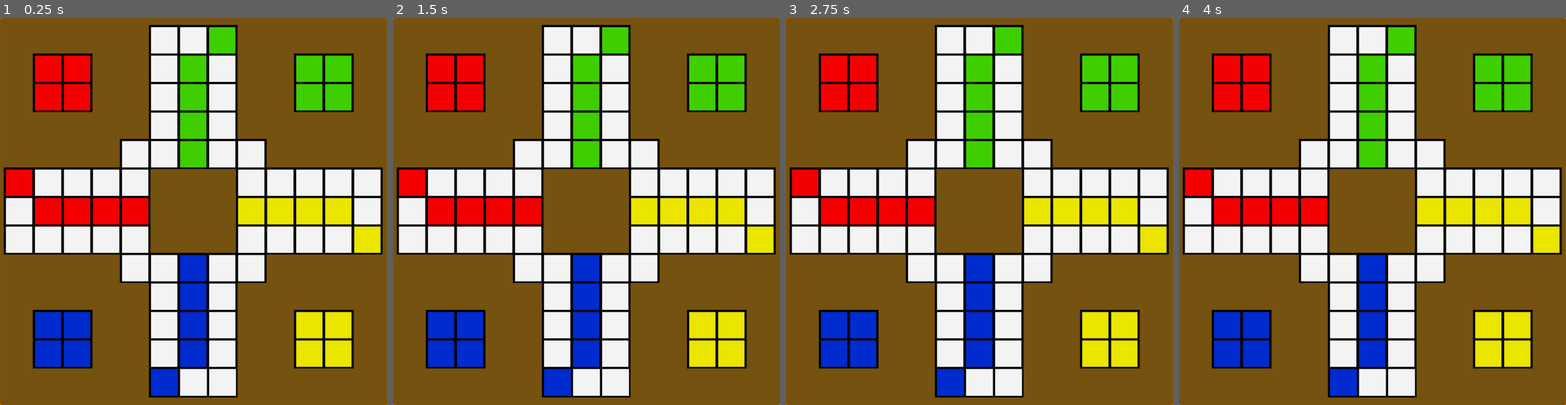
Above: before the commit, frames 1-4 (left to right).
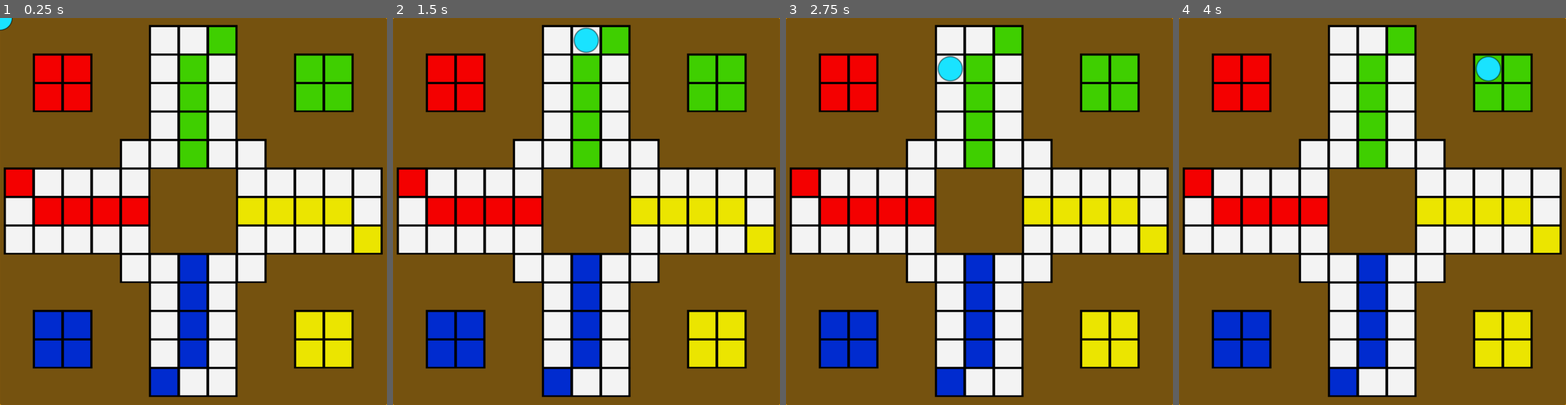
Above: after the commit, the same moments.

Repository: Kielson123/Ludo-Dungeon
Game: Godot game, scene res://main.tscn
Two runs of this game, one before a commit and one after it. Both use one fixed random seed, a clock stepped at 60 frames per second and the inputs below. Video files are missing from this copy of the repository; at most half a second of black plays in their place.
Inputs (mouse positions are in pixels of both pictures, inside the frame that each line leads up to):
- Up to frame 1 (0.25 s): no input
- Up to frame 2 (1.5 s): click (555, 41) at 0.5 s; click (586, 41) at 1.25 s
- Up to frame 3 (2.75 s): click (948, 68) at 2.02 s
- Up to frame 4 (4 s): click (1399, 68) at 2.77 s; click (1488, 68) at 3.52 s

The runs differ from the first frame. In frame 1, 0.3% of the frame differs, in the area x 0-62%, y 0-99%; in frame 2, 0.5%; in frame 3, 0.5%, in the area x 38-62%, y 9-99%; in frame 4, 0.5%.

Commit message:
Added moving to tiles

Diff:
--- a/Game/game.gd
+++ b/Game/game.gd
@@ -1,7 +1,16 @@
 class_name Game extends Control
+
+@onready var pawn: Pawn = $Pawn
 
 func _ready() -> void:
 	Signals.tile_pressed.connect(_on_tile_pressed)
 
 func _on_tile_pressed(tile_index: int) -> void:
-	pass
+	var tile_position: Vector2 = get_tile_position(tile_index)
+	pawn.position = tile_position
+
+func get_tile_position(tile_index: int) -> Vector2:
+	for marker in $TileMarkers.get_children():
+		if marker.index == tile_index:
+			return marker.position
+	return Vector2(0, 0)
--- a/Game/game.tscn
+++ b/Game/game.tscn
@@ -1,7 +1,8 @@
-[gd_scene load_steps=3 format=3 uid="uid://b6fvult3nbn8n"]
+[gd_scene load_steps=4 format=3 uid="uid://b6fvult3nbn8n"]
 
 [ext_resource type="Script" uid="uid://clcgmlnx8tebp" path="res://Game/game.gd" id="1_bk3v5"]
-[ext_resource type="PackedScene" uid="uid://bvje8tmrxw5w8" path="res://UI/Board/board.tscn" id="2_1r4le"]
+[ext_resource type="PackedScene" uid="uid://cwldi7mbvujwv" path="res://Game/Pawn/pawn.tscn" id="2_7raqb"]
+[ext_resource type="Script" uid="uid://hhgxf35xg6wg" path="res://Game/tile_position.gd" id="3_7raqb"]
 
 [node name="Game" type="Control"]
 layout_mode = 3
@@ -12,25 +13,568 @@
 grow_vertical = 2
 size_flags_horizontal = 3
 size_flags_vertical = 3
+mouse_filter = 2
 script = ExtResource("1_bk3v5")
 
-[node name="Board" parent="." instance=ExtResource("2_1r4le")]
-layout_mode = 1
+[node name="Pawn" parent="." instance=ExtResource("2_7raqb")]
 
 [node name="TileMarkers" type="Node2D" parent="."]
 
 [node name="Marker2D" type="Marker2D" parent="TileMarkers"]
 position = Vector2(35.5, 306.5)
 gizmo_extents = 25.0
+script = ExtResource("3_7raqb")
+metadata/_custom_type_script = "uid://hhgxf35xg6wg"
 
 [node name="Marker2D2" type="Marker2D" parent="TileMarkers"]
 position = Vector2(89.5, 306.5)
 gizmo_extents = 25.0
+script = ExtResource("3_7raqb")
+index = 1
+metadata/_custom_type_script = "uid://hhgxf35xg6wg"
 
 [node name="Marker2D3" type="Marker2D" parent="TileMarkers"]
 position = Vector2(143.5, 306.5)
 gizmo_extents = 25.0
+script = ExtResource("3_7raqb")
+index = 2
+metadata/_custom_type_script = "uid://hhgxf35xg6wg"
 
 [node name="Marker2D4" type="Marker2D" parent="TileMarkers"]
 position = Vector2(197.5, 306.5)
 gizmo_extents = 25.0
+script = ExtResource("3_7raqb")
+index = 3
+metadata/_custom_type_script = "uid://hhgxf35xg6wg"
+
+[node name="Marker2D5" type="Marker2D" parent="TileMarkers"]
+position = Vector2(251.5, 306.5)
+gizmo_extents = 25.0
+script = ExtResource("3_7raqb")
+index = 4
+metadata/_custom_type_script = "uid://hhgxf35xg6wg"
+
+[node name="Marker2D6" type="Marker2D" parent="TileMarkers"]
+position = Vector2(251.5, 253.5)
+gizmo_extents = 25.0
+script = ExtResource("3_7raqb")
+index = 5
+metadata/_custom_type_script = "uid://hhgxf35xg6wg"
+
+[node name="Marker2D7" type="Marker2D" parent="TileMarkers"]
+position = Vector2(305.5, 253.5)
+gizmo_extents = 25.0
+script = ExtResource("3_7raqb")
+index = 6
+metadata/_custom_type_script = "uid://hhgxf35xg6wg"
+
+[node name="Marker2D8" type="Marker2D" parent="TileMarkers"]
+position = Vector2(305.5, 200.5)
+gizmo_extents = 25.0
+script = ExtResource("3_7raqb")
+index = 7
+metadata/_custom_type_script = "uid://hhgxf35xg6wg"
+
+[node name="Marker2D9" type="Marker2D" parent="TileMarkers"]
+position = Vector2(305.5, 147.5)
+gizmo_extents = 25.0
+script = ExtResource("3_7raqb")
+index = 8
+metadata/_custom_type_script = "uid://hhgxf35xg6wg"
+
+[node name="Marker2D10" type="Marker2D" parent="TileMarkers"]
+position = Vector2(305.5, 94.5)
+gizmo_extents = 25.0
+script = ExtResource("3_7raqb")
+index = 9
+metadata/_custom_type_script = "uid://hhgxf35xg6wg"
+
+[node name="Marker2D11" type="Marker2D" parent="TileMarkers"]
+position = Vector2(305.5, 41.5)
+gizmo_extents = 25.0
+script = ExtResource("3_7raqb")
+index = 10
+metadata/_custom_type_script = "uid://hhgxf35xg6wg"
+
+[node name="Marker2D12" type="Marker2D" parent="TileMarkers"]
+position = Vector2(359.5, 41.5)
+gizmo_extents = 25.0
+script = ExtResource("3_7raqb")
+index = 11
+metadata/_custom_type_script = "uid://hhgxf35xg6wg"
+
+[node name="Marker2D13" type="Marker2D" parent="TileMarkers"]
+position = Vector2(413.5, 41.5)
+gizmo_extents = 25.0
+script = ExtResource("3_7raqb")
+index = 12
+metadata/_custom_type_script = "uid://hhgxf35xg6wg"
+
+[node name="Marker2D14" type="Marker2D" parent="TileMarkers"]
+position = Vector2(413.5, 94.5)
+gizmo_extents = 25.0
+script = ExtResource("3_7raqb")
+index = 13
+metadata/_custom_type_script = "uid://hhgxf35xg6wg"
+
+[node name="Marker2D15" type="Marker2D" parent="TileMarkers"]
+position = Vector2(413.5, 147.5)
+gizmo_extents = 25.0
+script = ExtResource("3_7raqb")
+index = 14
+metadata/_custom_type_script = "uid://hhgxf35xg6wg"
+
+[node name="Marker2D16" type="Marker2D" parent="TileMarkers"]
+position = Vector2(413.5, 200.5)
+gizmo_extents = 25.0
+script = ExtResource("3_7raqb")
+index = 15
+metadata/_custom_type_script = "uid://hhgxf35xg6wg"
+
+[node name="Marker2D17" type="Marker2D" parent="TileMarkers"]
+position = Vector2(413.5, 253.5)
+gizmo_extents = 25.0
+script = ExtResource("3_7raqb")
+index = 16
+metadata/_custom_type_script = "uid://hhgxf35xg6wg"
+
+[node name="Marker2D18" type="Marker2D" parent="TileMarkers"]
+position = Vector2(467.5, 253.5)
+gizmo_extents = 25.0
+script = ExtResource("3_7raqb")
+index = 17
+metadata/_custom_type_script = "uid://hhgxf35xg6wg"
+
+[node name="Marker2D19" type="Marker2D" parent="TileMarkers"]
+position = Vector2(467.5, 306.5)
+gizmo_extents = 25.0
+script = ExtResource("3_7raqb")
+index = 18
+metadata/_custom_type_script = "uid://hhgxf35xg6wg"
+
+[node name="Marker2D20" type="Marker2D" parent="TileMarkers"]
+position = Vector2(521.5, 306.5)
+gizmo_extents = 25.0
+script = ExtResource("3_7raqb")
+index = 19
+metadata/_custom_type_script = "uid://hhgxf35xg6wg"
+
+[node name="Marker2D21" type="Marker2D" parent="TileMarkers"]
+position = Vector2(575.5, 306.5)
+gizmo_extents = 25.0
+script = ExtResource("3_7raqb")
+index = 20
+metadata/_custom_type_script = "uid://hhgxf35xg6wg"
+
+[node name="Marker2D22" type="Marker2D" parent="TileMarkers"]
+position = Vector2(629.5, 306.5)
+gizmo_extents = 25.0
+script = ExtResource("3_7raqb")
+index = 21
+metadata/_custom_type_script = "uid://hhgxf35xg6wg"
+
+[node name="Marker2D23" type="Marker2D" parent="TileMarkers"]
+position = Vector2(683.5, 306.5)
+gizmo_extents = 25.0
+script = ExtResource("3_7raqb")
+index = 22
+metadata/_custom_type_script = "uid://hhgxf35xg6wg"
+
+[node name="Marker2D24" type="Marker2D" parent="TileMarkers"]
+position = Vector2(683.5, 359.5)
+gizmo_extents = 25.0
+script = ExtResource("3_7raqb")
+index = 23
+metadata/_custom_type_script = "uid://hhgxf35xg6wg"
+
+[node name="Marker2D25" type="Marker2D" parent="TileMarkers"]
+position = Vector2(683.5, 412.5)
+gizmo_extents = 25.0
+script = ExtResource("3_7raqb")
+index = 24
+metadata/_custom_type_script = "uid://hhgxf35xg6wg"
+
+[node name="Marker2D26" type="Marker2D" parent="TileMarkers"]
+position = Vector2(629.5, 412.5)
+gizmo_extents = 25.0
+script = ExtResource("3_7raqb")
+index = 25
+metadata/_custom_type_script = "uid://hhgxf35xg6wg"
+
+[node name="Marker2D27" type="Marker2D" parent="TileMarkers"]
+position = Vector2(575.5, 412.5)
+gizmo_extents = 25.0
+script = ExtResource("3_7raqb")
+index = 26
+metadata/_custom_type_script = "uid://hhgxf35xg6wg"
+
+[node name="Marker2D28" type="Marker2D" parent="TileMarkers"]
+position = Vector2(521.5, 412.5)
+gizmo_extents = 25.0
+script = ExtResource("3_7raqb")
+index = 27
+metadata/_custom_type_script = "uid://hhgxf35xg6wg"
+
+[node name="Marker2D29" type="Marker2D" parent="TileMarkers"]
+position = Vector2(467.5, 412.5)
+gizmo_extents = 25.0
+script = ExtResource("3_7raqb")
+index = 28
+metadata/_custom_type_script = "uid://hhgxf35xg6wg"
+
+[node name="Marker2D30" type="Marker2D" parent="TileMarkers"]
+position = Vector2(467.5, 465.5)
+gizmo_extents = 25.0
+script = ExtResource("3_7raqb")
+index = 29
+metadata/_custom_type_script = "uid://hhgxf35xg6wg"
+
+[node name="Marker2D31" type="Marker2D" parent="TileMarkers"]
+position = Vector2(413.5, 465.5)
+gizmo_extents = 25.0
+script = ExtResource("3_7raqb")
+index = 30
+metadata/_custom_type_script = "uid://hhgxf35xg6wg"
+
+[node name="Marker2D32" type="Marker2D" parent="TileMarkers"]
+position = Vector2(413.5, 518.5)
+gizmo_extents = 25.0
+script = ExtResource("3_7raqb")
+index = 31
+metadata/_custom_type_script = "uid://hhgxf35xg6wg"
+
+[node name="Marker2D33" type="Marker2D" parent="TileMarkers"]
+position = Vector2(413.5, 571.5)
+gizmo_extents = 25.0
+script = ExtResource("3_7raqb")
+index = 32
+metadata/_custom_type_script = "uid://hhgxf35xg6wg"
+
+[node name="Marker2D34" type="Marker2D" parent="TileMarkers"]
+position = Vector2(413.5, 624.5)
+gizmo_extents = 25.0
+script = ExtResource("3_7raqb")
+index = 33
+metadata/_custom_type_script = "uid://hhgxf35xg6wg"
+
+[node name="Marker2D35" type="Marker2D" parent="TileMarkers"]
+position = Vector2(413.5, 677.5)
+gizmo_extents = 25.0
+script = ExtResource("3_7raqb")
+index = 34
+metadata/_custom_type_script = "uid://hhgxf35xg6wg"
+
+[node name="Marker2D36" type="Marker2D" parent="TileMarkers"]
+position = Vector2(359.5, 677.5)
+gizmo_extents = 25.0
+script = ExtResource("3_7raqb")
+index = 35
+metadata/_custom_type_script = "uid://hhgxf35xg6wg"
+
+[node name="Marker2D37" type="Marker2D" parent="TileMarkers"]
+position = Vector2(305.5, 677.5)
+gizmo_extents = 25.0
+script = ExtResource("3_7raqb")
+index = 36
+metadata/_custom_type_script = "uid://hhgxf35xg6wg"
+
+[node name="Marker2D38" type="Marker2D" parent="TileMarkers"]
+position = Vector2(305.5, 624.5)
+gizmo_extents = 25.0
+script = ExtResource("3_7raqb")
+index = 37
+metadata/_custom_type_script = "uid://hhgxf35xg6wg"
+
+[node name="Marker2D39" type="Marker2D" parent="TileMarkers"]
+position = Vector2(305.5, 571.5)
+gizmo_extents = 25.0
+script = ExtResource("3_7raqb")
+index = 38
+metadata/_custom_type_script = "uid://hhgxf35xg6wg"
+
+[node name="Marker2D40" type="Marker2D" parent="TileMarkers"]
+position = Vector2(305.5, 518.5)
+gizmo_extents = 25.0
+script = ExtResource("3_7raqb")
+index = 39
+metadata/_custom_type_script = "uid://hhgxf35xg6wg"
+
+[node name="Marker2D41" type="Marker2D" parent="TileMarkers"]
+position = Vector2(305.5, 465.5)
+gizmo_extents = 25.0
+script = ExtResource("3_7raqb")
+index = 40
+metadata/_custom_type_script = "uid://hhgxf35xg6wg"
+
+[node name="Marker2D42" type="Marker2D" parent="TileMarkers"]
+position = Vector2(251.5, 465.5)
+gizmo_extents = 25.0
+script = ExtResource("3_7raqb")
+index = 41
+metadata/_custom_type_script = "uid://hhgxf35xg6wg"
+
+[node name="Marker2D43" type="Marker2D" parent="TileMarkers"]
+position = Vector2(251.5, 412.5)
+gizmo_extents = 25.0
+script = ExtResource("3_7raqb")
+index = 42
+metadata/_custom_type_script = "uid://hhgxf35xg6wg"
+
+[node name="Marker2D44" type="Marker2D" parent="TileMarkers"]
+position = Vector2(197.5, 412.5)
+gizmo_extents = 25.0
+script = ExtResource("3_7raqb")
+index = 43
+metadata/_custom_type_script = "uid://hhgxf35xg6wg"
+
+[node name="Marker2D45" type="Marker2D" parent="TileMarkers"]
+position = Vector2(143.5, 412.5)
+gizmo_extents = 25.0
+script = ExtResource("3_7raqb")
+index = 44
+metadata/_custom_type_script = "uid://hhgxf35xg6wg"
+
+[node name="Marker2D46" type="Marker2D" parent="TileMarkers"]
+position = Vector2(89.5, 412.5)
+gizmo_extents = 25.0
+script = ExtResource("3_7raqb")
+index = 45
+metadata/_custom_type_script = "uid://hhgxf35xg6wg"
+
+[node name="Marker2D47" type="Marker2D" parent="TileMarkers"]
+position = Vector2(35.5, 412.5)
+gizmo_extents = 25.0
+script = ExtResource("3_7raqb")
+index = 46
+metadata/_custom_type_script = "uid://hhgxf35xg6wg"
+
+[node name="Marker2D48" type="Marker2D" parent="TileMarkers"]
+position = Vector2(35.5, 359.5)
+gizmo_extents = 25.0
+script = ExtResource("3_7raqb")
+index = 47
+metadata/_custom_type_script = "uid://hhgxf35xg6wg"
+
+[node name="Marker2D49" type="Marker2D" parent="TileMarkers"]
+position = Vector2(89.5, 359.5)
+gizmo_extents = 25.0
+script = ExtResource("3_7raqb")
+index = 100
+metadata/_custom_type_script = "uid://hhgxf35xg6wg"
+
+[node name="Marker2D50" type="Marker2D" parent="TileMarkers"]
+position = Vector2(143.5, 359.5)
+gizmo_extents = 25.0
+script = ExtResource("3_7raqb")
+index = 101
+metadata/_custom_type_script = "uid://hhgxf35xg6wg"
+
+[node name="Marker2D51" type="Marker2D" parent="TileMarkers"]
+position = Vector2(197.5, 359.5)
+gizmo_extents = 25.0
+script = ExtResource("3_7raqb")
+index = 102
+metadata/_custom_type_script = "uid://hhgxf35xg6wg"
+
+[node name="Marker2D52" type="Marker2D" parent="TileMarkers"]
+position = Vector2(251.5, 359.5)
+gizmo_extents = 25.0
+script = ExtResource("3_7raqb")
+index = 103
+metadata/_custom_type_script = "uid://hhgxf35xg6wg"
+
+[node name="Marker2D53" type="Marker2D" parent="TileMarkers"]
+position = Vector2(89.5, 94.5)
+gizmo_extents = 25.0
+script = ExtResource("3_7raqb")
+index = 150
+metadata/_custom_type_script = "uid://hhgxf35xg6wg"
+
+[node name="Marker2D54" type="Marker2D" parent="TileMarkers"]
+position = Vector2(143.5, 94.5)
+gizmo_extents = 25.0
+script = ExtResource("3_7raqb")
+index = 151
+metadata/_custom_type_script = "uid://hhgxf35xg6wg"
+
+[node name="Marker2D55" type="Marker2D" parent="TileMarkers"]
+position = Vector2(89.5, 147.5)
+gizmo_extents = 25.0
+script = ExtResource("3_7raqb")
+index = 152
+metadata/_custom_type_script = "uid://hhgxf35xg6wg"
+
+[node name="Marker2D56" type="Marker2D" parent="TileMarkers"]
+position = Vector2(143.5, 147.5)
+gizmo_extents = 25.0
+script = ExtResource("3_7raqb")
+index = 153
+metadata/_custom_type_script = "uid://hhgxf35xg6wg"
+
+[node name="Marker2D57" type="Marker2D" parent="TileMarkers"]
+position = Vector2(359.5, 94.5)
+gizmo_extents = 25.0
+script = ExtResource("3_7raqb")
+index = 200
+metadata/_custom_type_script = "uid://hhgxf35xg6wg"
+
+[node name="Marker2D58" type="Marker2D" parent="TileMarkers"]
+position = Vector2(359.5, 147.5)
+gizmo_extents = 25.0
+script = ExtResource("3_7raqb")
+index = 201
+metadata/_custom_type_script = "uid://hhgxf35xg6wg"
+
+[node name="Marker2D59" type="Marker2D" parent="TileMarkers"]
+position = Vector2(359.5, 200.5)
+gizmo_extents = 25.0
+script = ExtResource("3_7raqb")
+index = 202
+metadata/_custom_type_script = "uid://hhgxf35xg6wg"
+
+[node name="Marker2D60" type="Marker2D" parent="TileMarkers"]
+position = Vector2(359.5, 253.5)
+gizmo_extents = 25.0
+script = ExtResource("3_7raqb")
+index = 203
+metadata/_custom_type_script = "uid://hhgxf35xg6wg"
+
+[node name="Marker2D61" type="Marker2D" parent="TileMarkers"]
+position = Vector2(575.5, 94.5)
+gizmo_extents = 25.0
+script = ExtResource("3_7raqb")
+index = 250
+metadata/_custom_type_script = "uid://hhgxf35xg6wg"
+
+[node name="Marker2D62" type="Marker2D" parent="TileMarkers"]
+position = Vector2(629.5, 94.5)
+gizmo_extents = 25.0
+script = ExtResource("3_7raqb")
+index = 251
+metadata/_custom_type_script = "uid://hhgxf35xg6wg"
+
+[node name="Marker2D63" type="Marker2D" parent="TileMarkers"]
+position = Vector2(575.5, 147.5)
+gizmo_extents = 25.0
+script = ExtResource("3_7raqb")
+index = 252
+metadata/_custom_type_script = "uid://hhgxf35xg6wg"
+
+[node name="Marker2D64" type="Marker2D" parent="TileMarkers"]
+position = Vector2(629.5, 147.5)
+gizmo_extents = 25.0
+script = ExtResource("3_7raqb")
+index = 253
+metadata/_custom_type_script = "uid://hhgxf35xg6wg"
+
+[node name="Marker2D65" type="Marker2D" parent="TileMarkers"]
+position = Vector2(629.5, 359.5)
+gizmo_extents = 25.0
+script = ExtResource("3_7raqb")
+index = 300
+metadata/_custom_type_script = "uid://hhgxf35xg6wg"
+
+[node name="Marker2D66" type="Marker2D" parent="TileMarkers"]
+position = Vector2(575.5, 359.5)
+gizmo_extents = 25.0
+script = ExtResource("3_7raqb")
+index = 301
+metadata/_custom_type_script = "uid://hhgxf35xg6wg"
+
+[node name="Marker2D67" type="Marker2D" parent="TileMarkers"]
+position = Vector2(521.5, 359.5)
+gizmo_extents = 25.0
+script = ExtResource("3_7raqb")
+index = 302
+metadata/_custom_type_script = "uid://hhgxf35xg6wg"
+
+[node name="Marker2D68" type="Marker2D" parent="TileMarkers"]
+position = Vector2(467.5, 359.5)
+gizmo_extents = 25.0
+script = ExtResource("3_7raqb")
+index = 303
+metadata/_custom_type_script = "uid://hhgxf35xg6wg"
+
+[node name="Marker2D69" type="Marker2D" parent="TileMarkers"]
+position = Vector2(575.5, 571.5)
+gizmo_extents = 25.0
+script = ExtResource("3_7raqb")
+index = 350
+metadata/_custom_type_script = "uid://hhgxf35xg6wg"
+
+[node name="Marker2D70" type="Marker2D" parent="TileMarkers"]
+position = Vector2(629.5, 571.5)
+gizmo_extents = 25.0
+script = ExtResource("3_7raqb")
+index = 351
+metadata/_custom_type_script = "uid://hhgxf35xg6wg"
+
+[node name="Marker2D71" type="Marker2D" parent="TileMarkers"]
+position = Vector2(575.5, 624.5)
+gizmo_extents = 25.0
+script = ExtResource("3_7raqb")
+index = 352
+metadata/_custom_type_script = "uid://hhgxf35xg6wg"
+
+[node name="Marker2D72" type="Marker2D" parent="TileMarkers"]
+position = Vector2(629.5, 624.5)
+gizmo_extents = 25.0
+script = ExtResource("3_7raqb")
+index = 353
+metadata/_custom_type_script = "uid://hhgxf35xg6wg"
+
+[node name="Marker2D73" type="Marker2D" parent="TileMarkers"]
+position = Vector2(359.5, 624.5)
+gizmo_extents = 25.0
+script = ExtResource("3_7raqb")
+index = 400
+metadata/_custom_type_script = "uid://hhgxf35xg6wg"
+
+[node name="Marker2D74" type="Marker2D" parent="TileMarkers"]
+position = Vector2(359.5, 571.5)
+gizmo_extents = 25.0
+script = ExtResource("3_7raqb")
+index = 401
+metadata/_custom_type_script = "uid://hhgxf35xg6wg"
+
+[node name="Marker2D75" type="Marker2D" parent="TileMarkers"]
+position = Vector2(359.5, 518.5)
+gizmo_extents = 25.0
+script = ExtResource("3_7raqb")
+index = 402
+metadata/_custom_type_script = "uid://hhgxf35xg6wg"
+
+[node name="Marker2D76" type="Marker2D" parent="TileMarkers"]
+position = Vector2(359.5, 465.5)
+gizmo_extents = 25.0
+script = ExtResource("3_7raqb")
+index = 403
+metadata/_custom_type_script = "uid://hhgxf35xg6wg"
+
+[node name="Marker2D77" type="Marker2D" parent="TileMarkers"]
+position = Vector2(89.5, 571.5)
+gizmo_extents = 25.0
+script = ExtResource("3_7raqb")
+index = 450
+metadata/_custom_type_script = "uid://hhgxf35xg6wg"
+
+[node name="Marker2D78" type="Marker2D" parent="TileMarkers"]
+position = Vector2(143.5, 571.5)
+gizmo_extents = 25.0
+script = ExtResource("3_7raqb")
+index = 451
+metadata/_custom_type_script = "uid://hhgxf35xg6wg"
+
+[node name="Marker2D79" type="Marker2D" parent="TileMarkers"]
+position = Vector2(89.5, 624.5)
+gizmo_extents = 25.0
+script = ExtResource("3_7raqb")
+index = 452
+metadata/_custom_type_script = "uid://hhgxf35xg6wg"
+
+[node name="Marker2D80" type="Marker2D" parent="TileMarkers"]
+position = Vector2(143.5, 624.5)
+gizmo_extents = 25.0
+script = ExtResource("3_7raqb")
+index = 453
+metadata/_custom_type_script = "uid://hhgxf35xg6wg"
--- /dev/null
+++ b/Game/tile_position.gd
@@ -0,0 +1,3 @@
+class_name TilePosition extends Marker2D
+
+@export var index: int
--- /dev/null
+++ b/Game/tile_position.tscn
@@ -0,0 +1,7 @@
+[gd_scene load_steps=2 format=3 uid="uid://d137hje0y4uib"]
+
+[ext_resource type="Script" uid="uid://hhgxf35xg6wg" path="res://Game/tile_position.gd" id="1_qqkqe"]
+
+[node name="Marker2D" type="Marker2D"]
+gizmo_extents = 25.0
+script = ExtResource("1_qqkqe")
--- a/UI/Board/board.tscn
+++ b/UI/Board/board.tscn
@@ -555,84 +555,84 @@
 [node name="Tile" parent="VBoxContainer/HBoxContainer2" instance=ExtResource("3_7rn81")]
 layout_mode = 2
 type = 3
+index = 450
+
+[node name="Tile2" parent="VBoxContainer/HBoxContainer2" instance=ExtResource("3_7rn81")]
+layout_mode = 2
+type = 3
+index = 451
+
+[node name="Blank73" parent="VBoxContainer/HBoxContainer2" instance=ExtResource("2_r7wbh")]
+layout_mode = 2
+
+[node name="Blank74" parent="VBoxContainer/HBoxContainer2" instance=ExtResource("2_r7wbh")]
+layout_mode = 2
+
+[node name="Tile48" parent="VBoxContainer/HBoxContainer2" instance=ExtResource("3_7rn81")]
+layout_mode = 2
+index = 38
+
+[node name="Tile49" parent="VBoxContainer/HBoxContainer2" instance=ExtResource("3_7rn81")]
+layout_mode = 2
+type = 3
+index = 401
+
+[node name="Tile50" parent="VBoxContainer/HBoxContainer2" instance=ExtResource("3_7rn81")]
+layout_mode = 2
+index = 32
+
+[node name="Blank75" parent="VBoxContainer/HBoxContainer2" instance=ExtResource("2_r7wbh")]
+layout_mode = 2
+
+[node name="Blank76" parent="VBoxContainer/HBoxContainer2" instance=ExtResource("2_r7wbh")]
+layout_mode = 2
+
+[node name="Tile3" parent="VBoxContainer/HBoxContainer2" instance=ExtResource("3_7rn81")]
+layout_mode = 2
+type = 4
+index = 350
+
+[node name="Tile4" parent="VBoxContainer/HBoxContainer2" instance=ExtResource("3_7rn81")]
+layout_mode = 2
+type = 4
+index = 351
+
+[node name="Blank79" parent="VBoxContainer/HBoxContainer2" instance=ExtResource("2_r7wbh")]
+layout_mode = 2
+
+[node name="HBoxContainer1" type="HBoxContainer" parent="VBoxContainer"]
+custom_minimum_size = Vector2(0, 49)
+layout_mode = 2
+size_flags_vertical = 3
+
+[node name="Blank80" parent="VBoxContainer/HBoxContainer1" instance=ExtResource("2_r7wbh")]
+layout_mode = 2
+
+[node name="Tile" parent="VBoxContainer/HBoxContainer1" instance=ExtResource("3_7rn81")]
+layout_mode = 2
+type = 3
+index = 452
+
+[node name="Tile2" parent="VBoxContainer/HBoxContainer1" instance=ExtResource("3_7rn81")]
+layout_mode = 2
+type = 3
+index = 453
+
+[node name="Blank83" parent="VBoxContainer/HBoxContainer1" instance=ExtResource("2_r7wbh")]
+layout_mode = 2
+
+[node name="Blank84" parent="VBoxContainer/HBoxContainer1" instance=ExtResource("2_r7wbh")]
+layout_mode = 2
+
+[node name="Tile51" parent="VBoxContainer/HBoxContainer1" instance=ExtResource("3_7rn81")]
+layout_mode = 2
+index = 37
+
+[node name="Tile52" parent="VBoxContainer/HBoxContainer1" instance=ExtResource("3_7rn81")]
+layout_mode = 2
+type = 3
 index = 400
 
-[node name="Tile2" parent="VBoxContainer/HBoxContainer2" instance=ExtResource("3_7rn81")]
-layout_mode = 2
-type = 3
-index = 401
-
-[node name="Blank73" parent="VBoxContainer/HBoxContainer2" instance=ExtResource("2_r7wbh")]
-layout_mode = 2
-
-[node name="Blank74" parent="VBoxContainer/HBoxContainer2" instance=ExtResource("2_r7wbh")]
-layout_mode = 2
-
-[node name="Tile48" parent="VBoxContainer/HBoxContainer2" instance=ExtResource("3_7rn81")]
-layout_mode = 2
-index = 38
-
-[node name="Tile49" parent="VBoxContainer/HBoxContainer2" instance=ExtResource("3_7rn81")]
-layout_mode = 2
-type = 3
-index = 401
-
-[node name="Tile50" parent="VBoxContainer/HBoxContainer2" instance=ExtResource("3_7rn81")]
-layout_mode = 2
-index = 32
-
-[node name="Blank75" parent="VBoxContainer/HBoxContainer2" instance=ExtResource("2_r7wbh")]
-layout_mode = 2
-
-[node name="Blank76" parent="VBoxContainer/HBoxContainer2" instance=ExtResource("2_r7wbh")]
-layout_mode = 2
-
-[node name="Tile3" parent="VBoxContainer/HBoxContainer2" instance=ExtResource("3_7rn81")]
-layout_mode = 2
-type = 4
-index = 350
-
-[node name="Tile4" parent="VBoxContainer/HBoxContainer2" instance=ExtResource("3_7rn81")]
-layout_mode = 2
-type = 4
-index = 351
-
-[node name="Blank79" parent="VBoxContainer/HBoxContainer2" instance=ExtResource("2_r7wbh")]
-layout_mode = 2
-
-[node name="HBoxContainer1" type="HBoxContainer" parent="VBoxContainer"]
-custom_minimum_size = Vector2(0, 49)
-layout_mode = 2
-size_flags_vertical = 3
-
-[node name="Blank80" parent="VBoxContainer/HBoxContainer1" instance=ExtResource("2_r7wbh")]
-layout_mode = 2
-
-[node name="Tile" parent="VBoxContainer/HBoxContainer1" instance=ExtResource("3_7rn81")]
-layout_mode = 2
-type = 3
-index = 402
-
-[node name="Tile2" parent="VBoxContainer/HBoxContainer1" instance=ExtResource("3_7rn81")]
-layout_mode = 2
-type = 3
-index = 403
-
-[node name="Blank83" parent="VBoxContainer/HBoxContainer1" instance=ExtResource("2_r7wbh")]
-layout_mode = 2
-
-[node name="Blank84" parent="VBoxContainer/HBoxContainer1" instance=ExtResource("2_r7wbh")]
-layout_mode = 2
-
-[node name="Tile51" parent="VBoxContainer/HBoxContainer1" instance=ExtResource("3_7rn81")]
-layout_mode = 2
-index = 37
-
-[node name="Tile52" parent="VBoxContainer/HBoxContainer1" instance=ExtResource("3_7rn81")]
-layout_mode = 2
-type = 3
-index = 400
-
 [node name="Tile53" parent="VBoxContainer/HBoxContainer1" instance=ExtResource("3_7rn81")]
 layout_mode = 2
 index = 33
@@ -657,7 +657,7 @@
 layout_mode = 2
 
 [node name="HBoxContainer12" type="HBoxContainer" parent="VBoxContainer"]
-custom_minimum_size = Vector2(0, 50)
+custom_minimum_size = Vector2(0, 49)
 layout_mode = 2
 size_flags_vertical = 3
 
--- a/main.tscn
+++ b/main.tscn
@@ -114,10 +114,6 @@
 size_2d_override_stretch = true
 render_target_update_mode = 4
 
-[node name="Game" parent="AspectRatioContainer/GameContainer/GameViewport" instance=ExtResource("4_1bvp3")]
-size_flags_horizontal = 3
-size_flags_vertical = 3
-
 [node name="MarginContainer" type="MarginContainer" parent="AspectRatioContainer/GameContainer/GameViewport"]
 anchors_preset = 15
 anchor_right = 1.0
@@ -132,4 +128,6 @@
 [node name="Board" parent="AspectRatioContainer/GameContainer/GameViewport/MarginContainer" instance=ExtResource("5_lquwl")]
 layout_mode = 2
 
+[node name="Game" parent="AspectRatioContainer/GameContainer/GameViewport" instance=ExtResource("4_1bvp3")]
+
 [connection signal="finished" from="IntroContainer/AspectRatioContainer/Intro" to="." method="_on_intro_finished"]
Not shown, added: Game/tile_position.gd.uid
